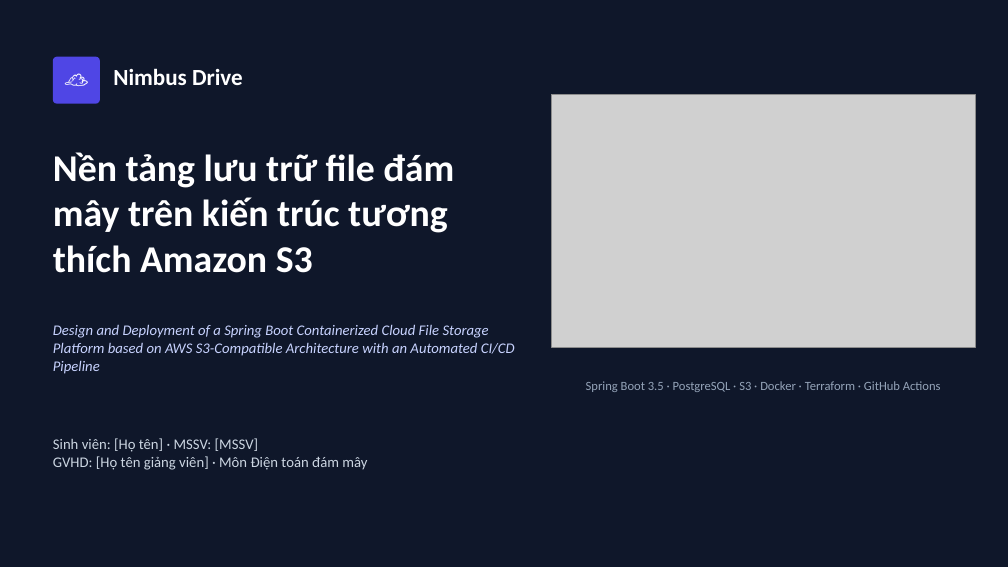
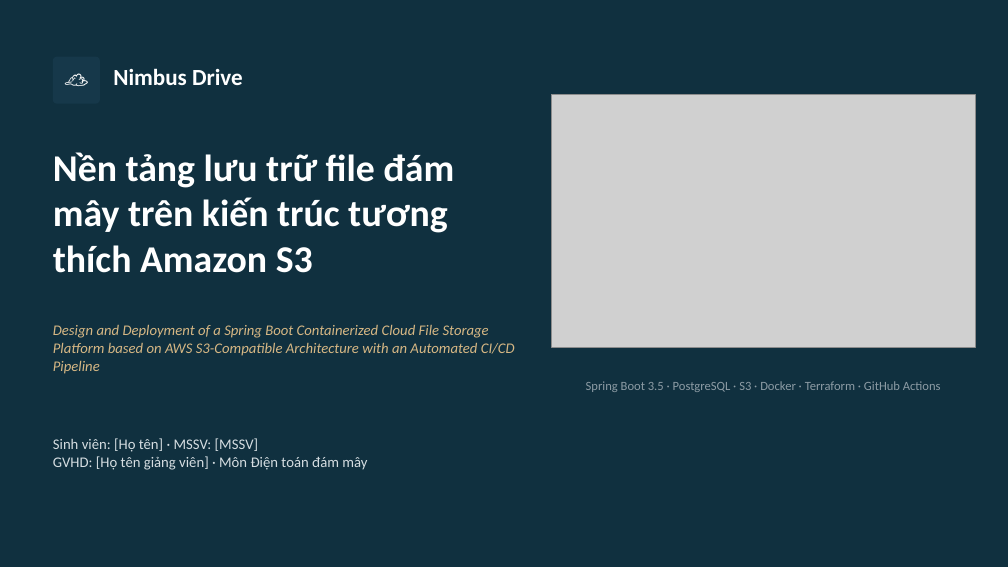
Before and after one commit to LeNhatHuyHyDrex/cloud-file-storage, a slide deck: slide 1 of docs/report/Slide_NimbusDrive.pptx. Drawn at 1008x567 pixels with LibreOffice and Linux fonts; fonts in the diff are those of the drawing; grey boxes stand for pictures. Boxes give left, top, right and bottom in pixels: in the first picture for what was removed or moved away, otherwise in the second. Text is boxed around its words. In the diff, an @@ line names an element or a change of style, - is before the commit and + after.

```diff
--- a/docs/report/Slide_NimbusDrive.pptx
+++ b/docs/report/Slide_NimbusDrive.pptx
@@ background #0F172A to #10303F @@
@@ rounded rectangle at (53, 57, 100, 104): fill #4F46E5 to #16384A @@
@@ text "Design and Deployment of a ..." at (53, 324, 515, 374): text colour #C7D2FE to #D6B784 @@
@@ text "Spring Boot 3.5 · PostgreSQL ..." at (586, 381, 941, 392): text colour #94A3B8 to #8C9BA4 @@
@@ text "Sinh viên: [Họ tên] · ..." at (53, 438, 367, 470): text colour #CBD5E1 to #D5DDE1 @@
```
Also in this commit, not shown: 16 other slides changed, 33 other files.
